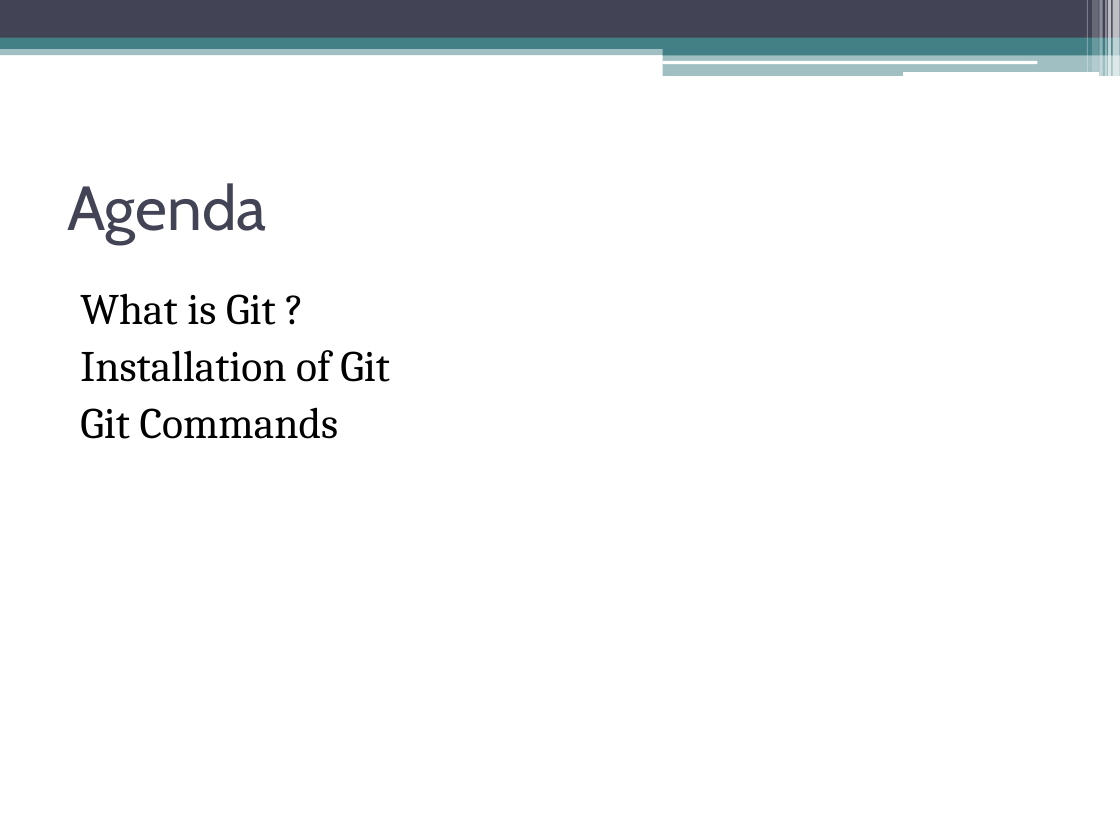
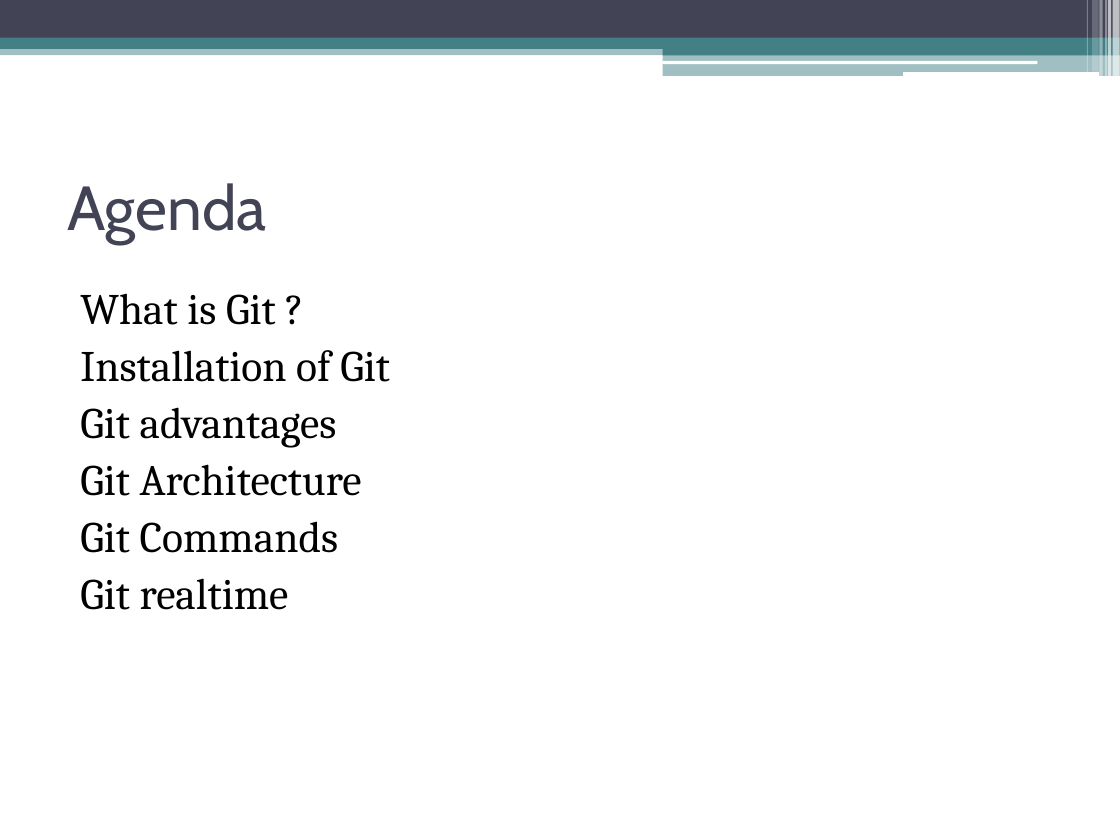
Before and after one commit to venkateshmadala/DevOpsTraining, a slide deck: slide 9 of BitBucket.pptx. Drawn at 1120x840 pixels with LibreOffice and Linux fonts; fonts in the diff are those of the drawing. Boxes give left, top, right and bottom in pixels: in the first picture for what was removed or moved away, otherwise in the second. Text is boxed around its words. In the diff, an @@ line names an element or a change of style, - is before the commit and + after.

Commit message:
added bitbucket ppt

```diff
--- a/BitBucket.pptx
+++ b/BitBucket.pptx
@@ text at box(80, 407, 362, 496): paragraphs added @@
+Git advantages
+Git Architecture
@@ text at box(80, 578, 289, 610): paragraph added @@
+Git realtime
```
Also in this commit, not shown: 7 other files.
